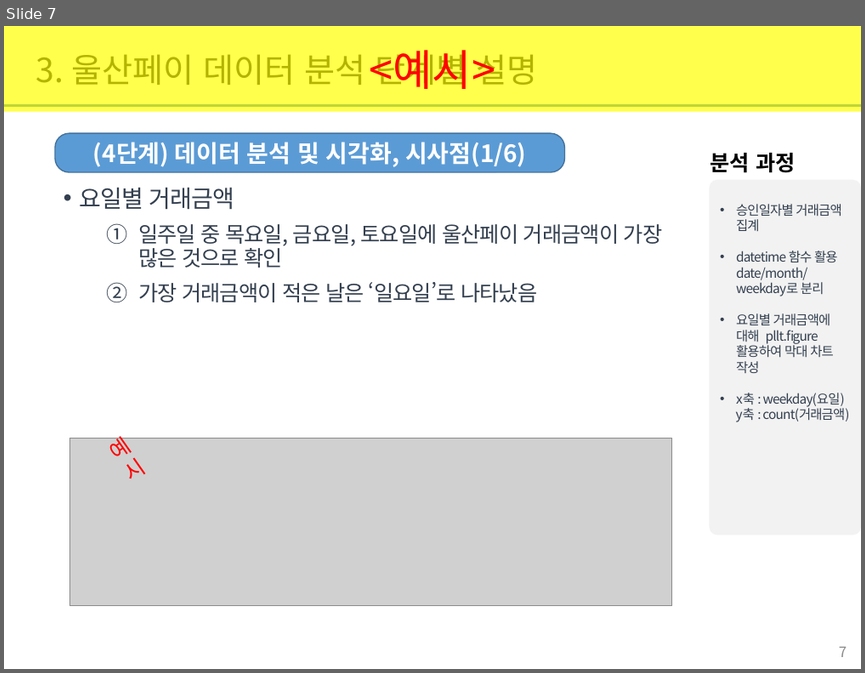
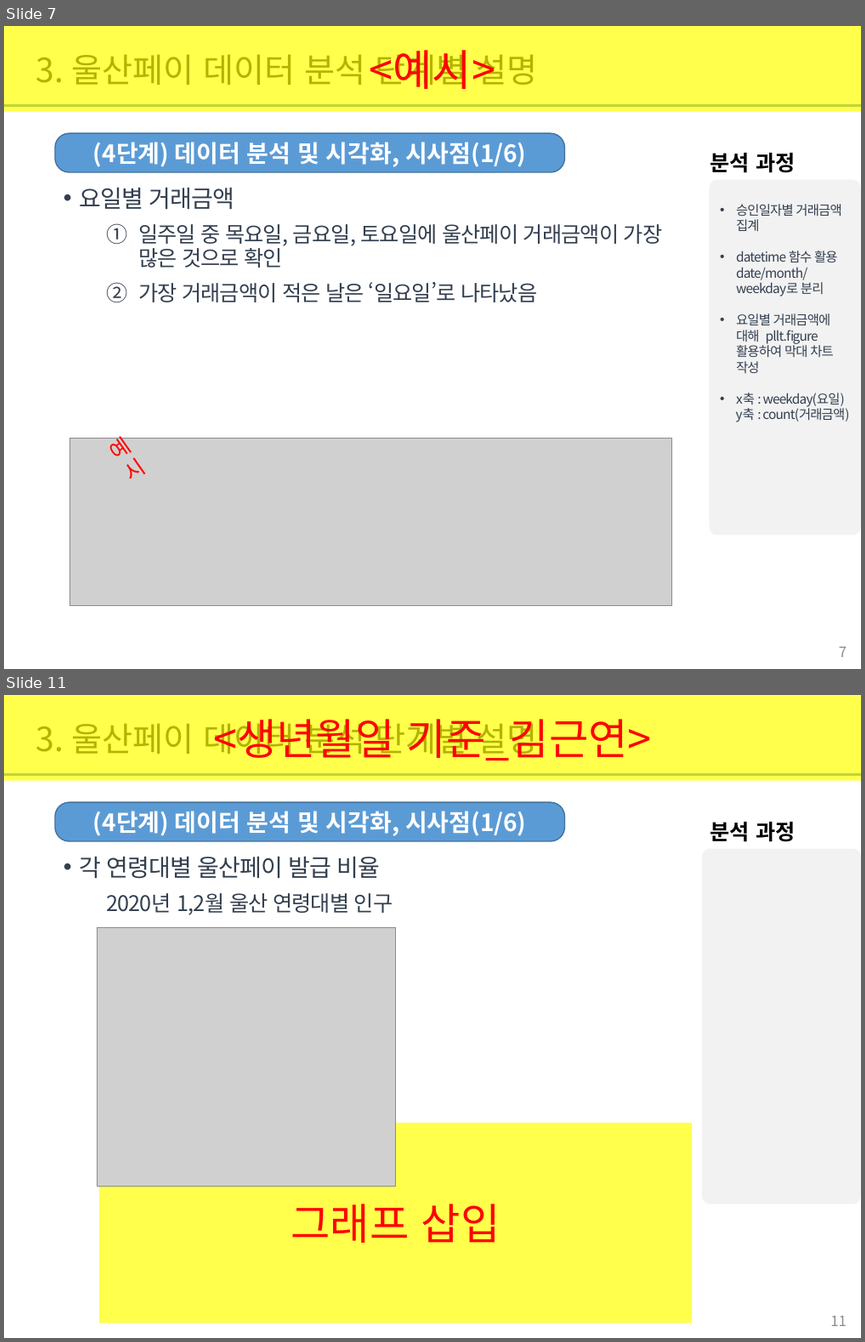
Before and after one commit to jamesjhk/Project_B, a slide deck: 빅데이터 기반 울산페이 사용 분석 보고서_ProjectB.pptx. Shown one above the other, each under a label of ours: slide 7 before the commit, slides 7 and 11 after it; the slides between them are not shown. The pictures are 865x673 and 865x1342 pixels, drawn with LibreOffice and Linux fonts; fonts in the diff are those of the drawing; grey boxes stand for pictures. Boxes give left, top, right and bottom in pixels: in the first picture for what was removed or moved away, otherwise in the second. Text is boxed around its words. In the diff, an @@ line names an element or a change of style, - is before the commit and + after.

Commit message:
연령별 추가ppt

```diff
--- a/빅데이터 기반 울산페이 사용 분석 보고서_ProjectB.pptx
+++ b/빅데이터 기반 울산페이 사용 분석 보고서_ProjectB.pptx
@@ slide 11 added at (4, 695, 861, 1338), background #FFFFFF; not listed: 2 template elements that a slide beside it also shows @@
@@ rectangle added at (4, 695, 861, 781), fill #FFFF00 at 70% opacity, 36 pt, text #FF0000 @@
+<생년월일 기준_김근연>
@@ text added at (36, 719, 537, 760), 28 pt, text #000000 @@
+3. 울산페이 데이터 분석 단계별 설명
@@ rounded rectangle added at (55, 802, 565, 841), fill #5B9BD5, outline #43739E 1 pt, 20 pt, text #FFFFFF, bold @@
+(4단계) 데이터 분석 및 시각화, 시사점(1/6)
@@ text added at (710, 822, 794, 842), 18 pt, text #000000, bold @@
+분석 과정
@@ text added at (80, 857, 393, 915), 18 pt, text #333F50 @@
+• 각 연령대별 울산페이 발급 비율
+  2020년 1,2월 울산 연령대별 인구
@@ rounded rectangle added at (702, 848, 861, 1204), fill #F2F2F2 @@
@@ picture added at (98, 928, 396, 1186) @@
@@ rectangle added at (99, 1123, 692, 1323), fill #FFFF00 at 70% opacity, 36 pt, text #FF0000 @@
+그래프 삽입
```
Also in this commit, not shown: 7 slides changed, 2 other slides added, 2 slides removed.
